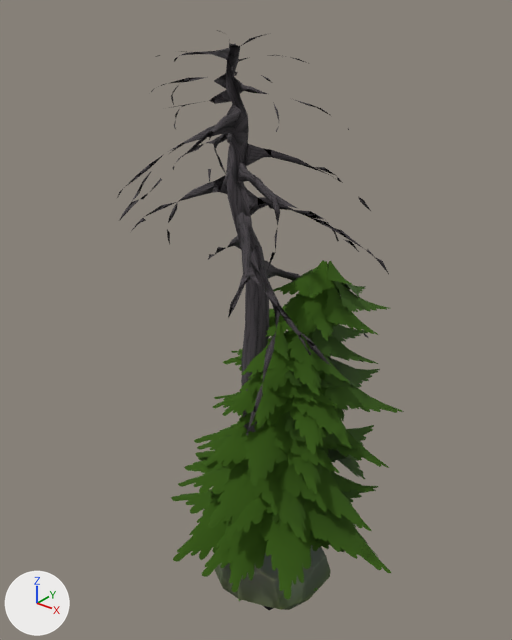
The glTF model public/models/forest.glb, before and after one commit.
The view is the same before and after, from a camera (50 mm lens) standing at (8.19, -10.83, 13.89) and looking at (-0.78, 0.38, 6.94). Lighting does not change. The marker at lower left points along +X, +Y and +Z. The first picture is the older version. Where no turn or scale is listed for an object, it has been applied to the vertices.

Script lines for the objects in view, before the commit:
```python
me_tree_019 = bpy.data.meshes.new('tree.019')
me_tree_019.from_pydata(...)  # 627 vertices, 1001 faces; spans x -3.18..3.18, y -3.19..3.19, z -6.64..6.64
me_tree_019.materials.append(mat_bark_deadtree)
me_tree_029 = bpy.data.meshes.new('tree.029')
me_tree_029.from_pydata(...)  # 892 vertices, 1179 faces; spans x -2.86..2.86, y -2.61..2.61, z -3.69..3.69
# faces by material slot: [419, 760]
me_tree_029.materials.append(mat_bark_normaltree)
me_tree_029.materials.append(mat_leaves_pine)
me_tree_032 = bpy.data.meshes.new('tree.032')
me_tree_032.from_pydata(...)  # 983 vertices, 1173 faces; spans x -3.21..3.21, y -3.11..3.11, z -4.36..4.36
# faces by material slot: [133, 1040]
me_tree_032.materials.append(mat_bark_normaltree)
me_tree_032.materials.append(mat_leaves_pine)
ob_deadtree_3 = bpy.data.objects.new('DeadTree_3', me_tree_019)
ob_deadtree_3.location = (-0.64, 0.16, 6.3)
ob_pine_2 = bpy.data.objects.new('Pine_2', me_tree_029)
ob_pine_2.location = (-0.03, 0.08, 3.45)
ob_pine_5 = bpy.data.objects.new('Pine_5', me_tree_032)
ob_pine_5.location = (0.22, 0.67, 4.13)
# also in view: 'Rock_Medium_2' at (-0.19, -0.08, 0.9)
```
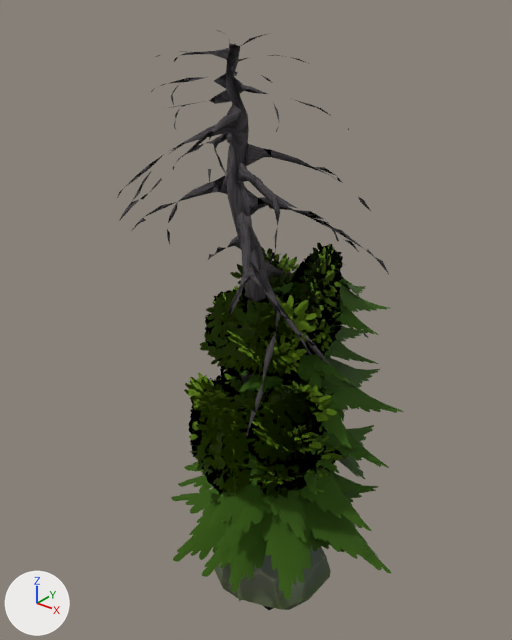
What differs and where, as boxes (x1, y1, x2, y2) in the pictures (512 x 640 px):
'CommonTree_3', added: after (184, 243, 344, 503)
'CommonTree_5', added: after (203, 363, 331, 499)

The edits, one by one:
Mesh me_tree_027 is new.
It has 2852 vertices, 1753 faces and spans x -1.84..1.84, y -2.11..2.11, z -3.5..3.5.
Faces by material slot: [453, 1300].
It uses material mat_bark_normaltree.
It uses material mat_leaves_normaltree.
Mesh me_tree_025 is new.
It has 3865 vertices, 2277 faces and spans x -2.03..2.03, y -2.12..2.12, z -4.71..4.71.
Faces by material slot: [477, 1800].
It uses material mat_bark_normaltree.
It uses material mat_leaves_normaltree.
Object 'CommonTree_5' (ob_commontree_5) is new; it shows me_tree_027.
Its location is (-0.08, 0.05, 3.26).
Object 'CommonTree_3' (ob_commontree_3) is new; it shows me_tree_025.
Its location is (0.04, -0.06, 4.47).
